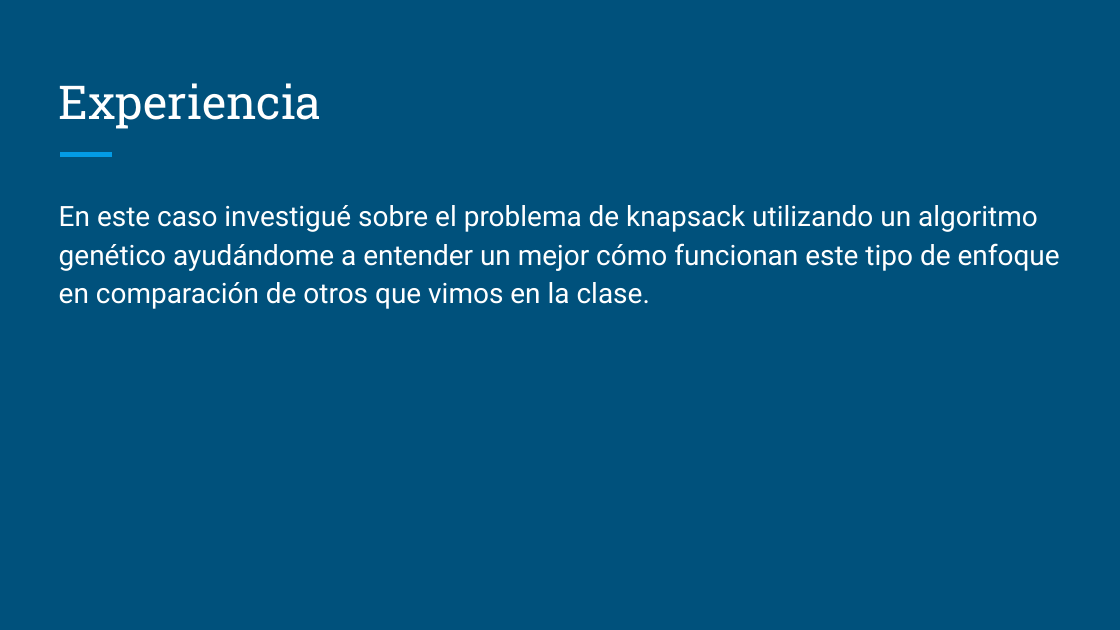
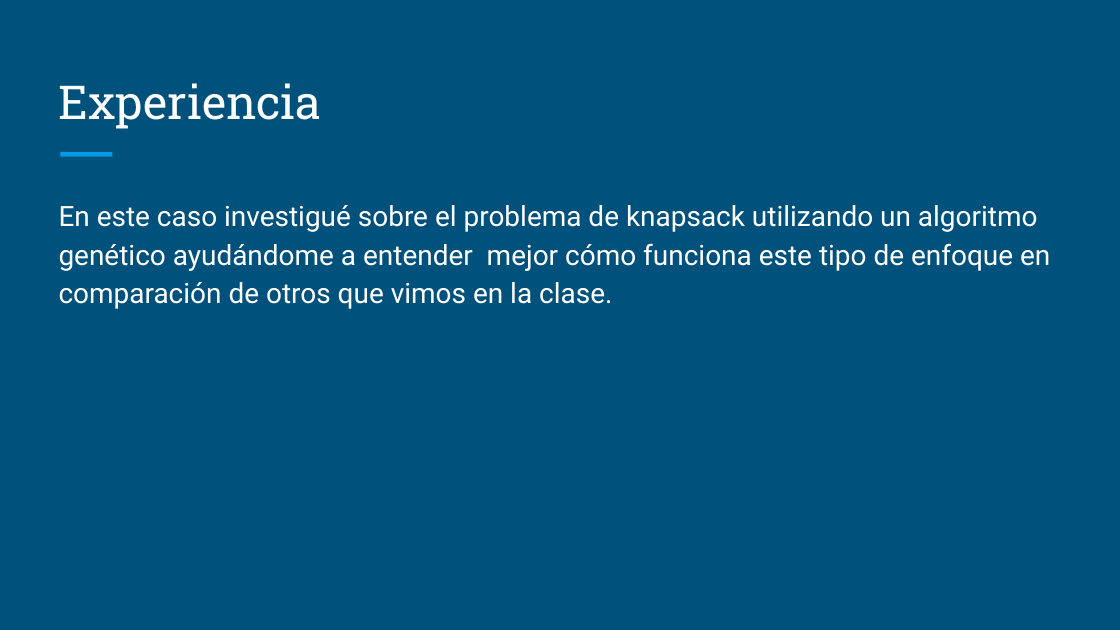
Before and after one commit to sebas-mora28/Algoritmos-Estructuras-Datos-II, a slide deck: slide 4 of Diseño-Algoritmos/Programación-Dinámica/Experiencia.pptx. Drawn at 1120x630 pixels with LibreOffice and Linux fonts; fonts in the diff are those of the drawing. Boxes give left, top, right and bottom in pixels: in the first picture for what was removed or moved away, otherwise in the second. Text is boxed around its words. In the diff, an @@ line names an element or a change of style, - is before the commit and + after.

```diff
--- a/Diseño-Algoritmos/Programación-Dinámica/Experiencia.pptx
+++ b/Diseño-Algoritmos/Programación-Dinámica/Experiencia.pptx
@@ text at (x1=59, y1=205, x2=1050, y2=309): text changed @@
-En este caso investigué sobre el problema de knapsack utilizando un algoritmo genético ayudándome a entender un mejor cómo funcionan este tipo de enfoque en comparación de otros que vimos en la clase.
+En este caso investigué sobre el problema de knapsack utilizando un algoritmo genético ayudándome a entender mejor cómo funciona este tipo de enfoque en comparación de otros que vimos en la clase.
```
Also in this commit, not shown: 3 other slides changed, 1 other file.
